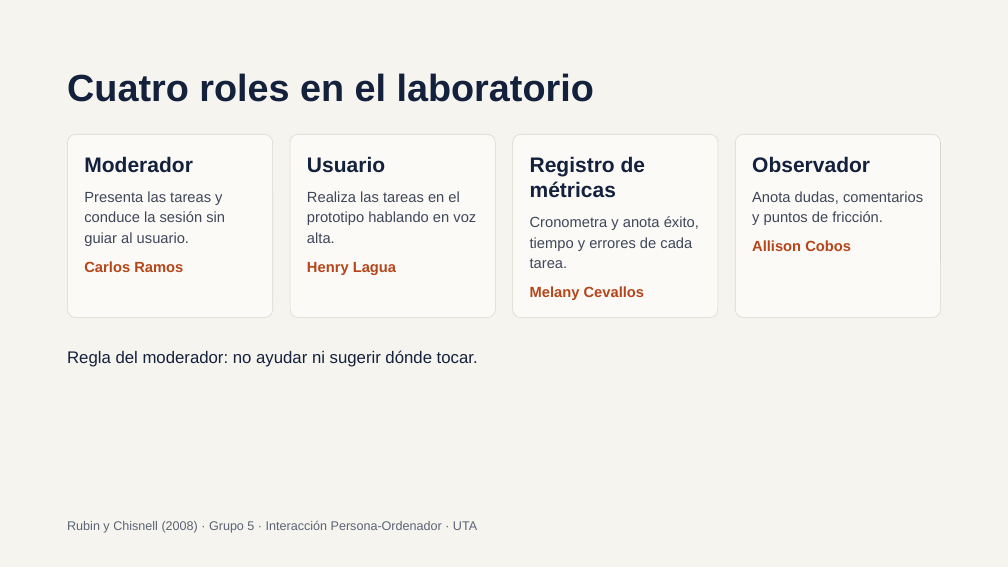
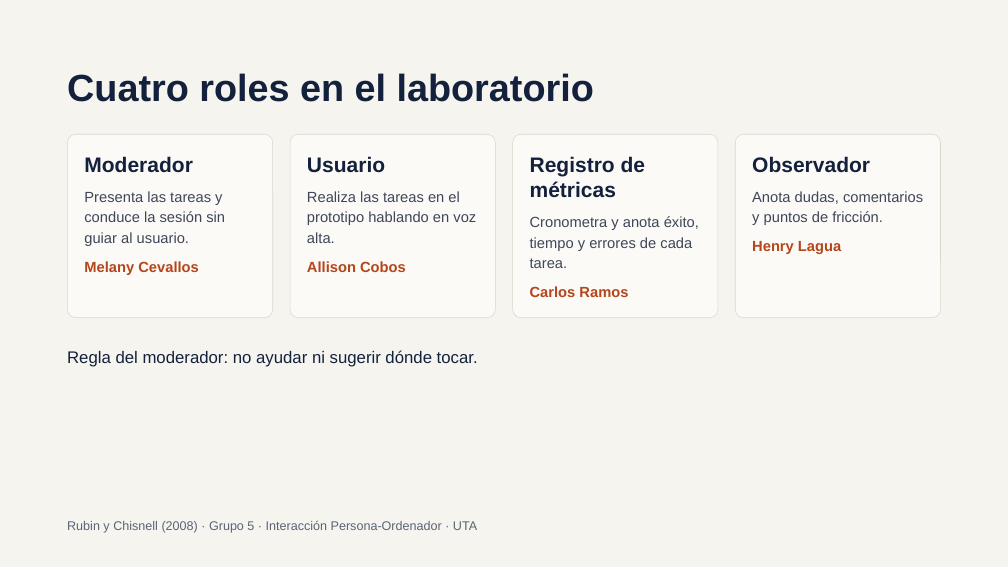
Before and after one commit to carlitosgiovanniramos/HCI-2026-G5, a slide deck: slide 12 of docs/presentacion-G5-CafeU.pptx. Drawn at 1008x567 pixels with LibreOffice and Linux fonts; fonts in the diff are those of the drawing. Boxes give left, top, right and bottom in pixels: in the first picture for what was removed or moved away, otherwise in the second. Text is boxed around its words. In the diff, an @@ line names an element or a change of style, - is before the commit and + after.

```diff
--- a/docs/presentacion-G5-CafeU.pptx
+++ b/docs/presentacion-G5-CafeU.pptx
@@ text at <box>84,261,199,275</box>: text changed @@
-Carlos Ramos
+Melany Cevallos
@@ text at <box>307,261,406,272</box>: text changed @@
-Henry Lagua
+Allison Cobos
@@ text at <box>752,241,841,254</box>: text changed @@
-Allison Cobos
+Henry Lagua
@@ text at <box>530,286,628,297</box>: text changed @@
-Melany Cevallos
+Carlos Ramos
```
Also in this commit, not shown: 3 other files.
